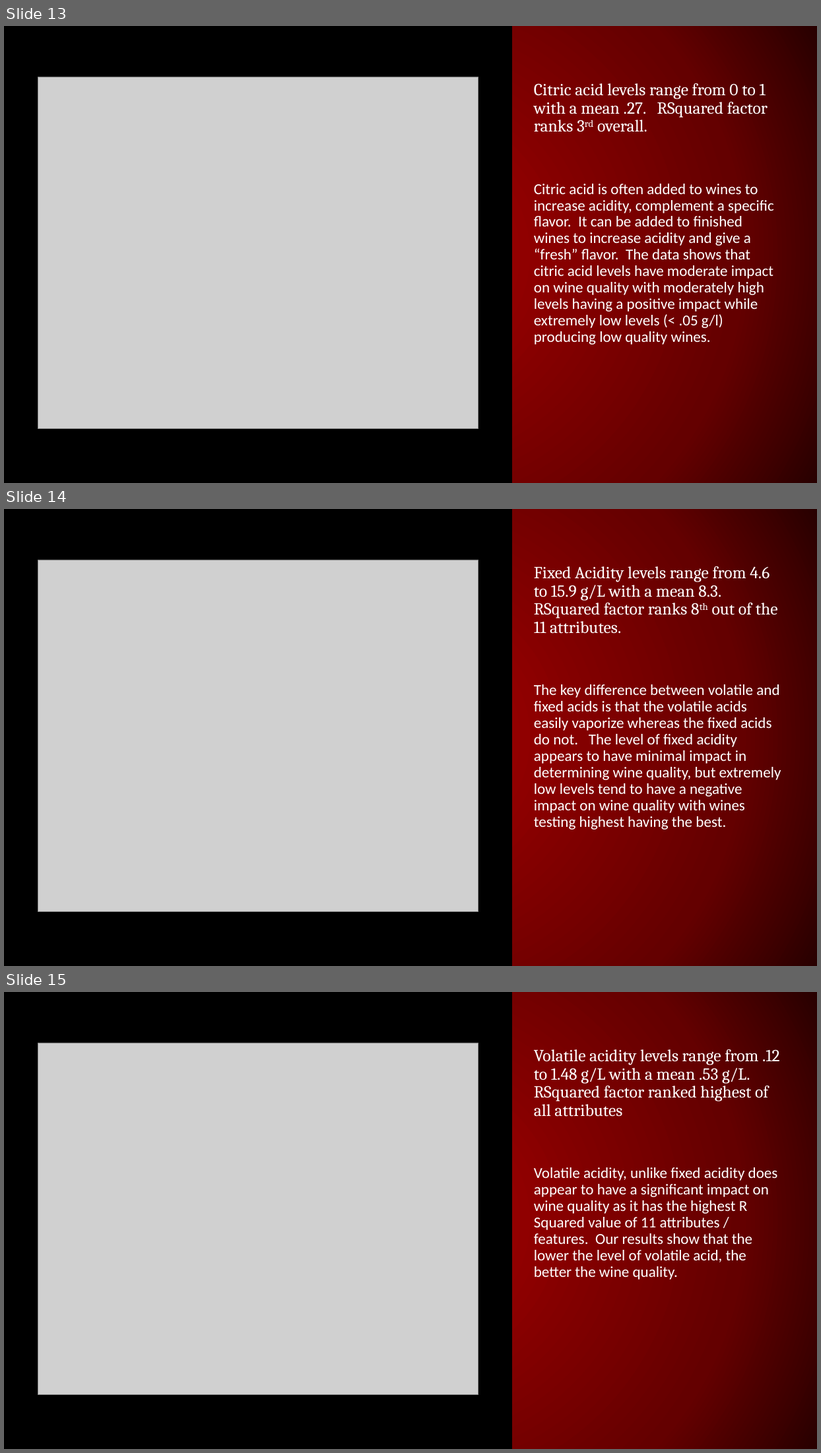
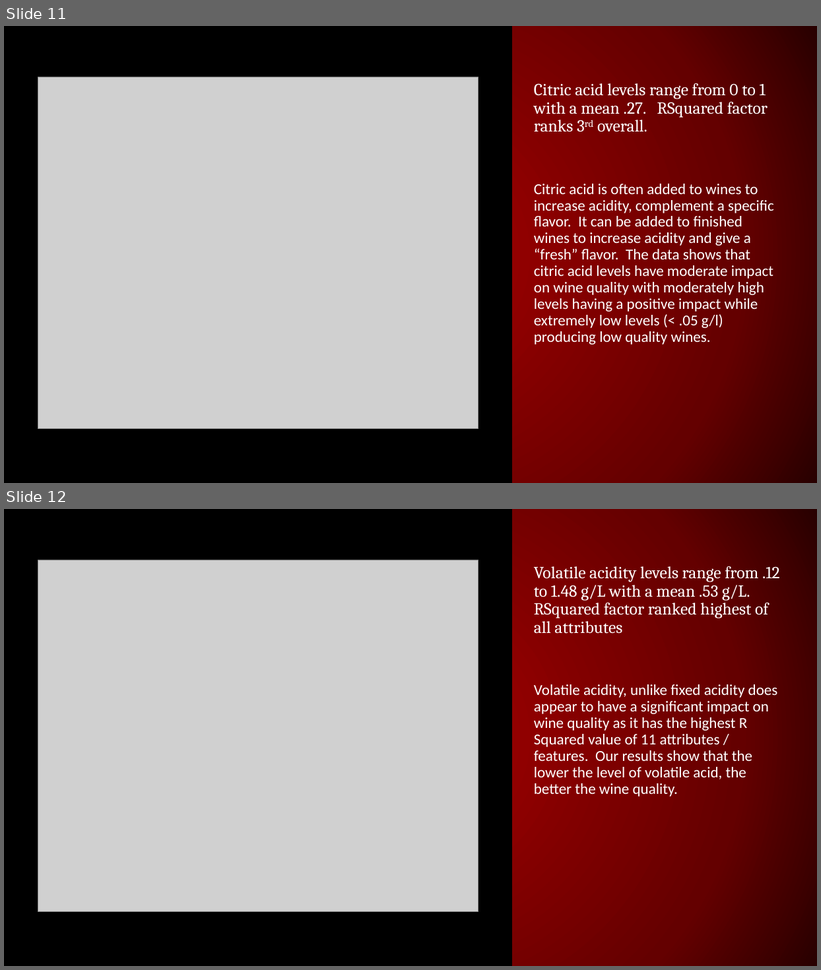
Before and after one commit to cselleck/final_project, a slide deck: Final_project_ppt_presentation.pptx. Shown one above the other, each under a label of ours: slides 13, 14 and 15 before the commit, slides 11 and 12 after it. The pictures are 821x1453 and 821x970 pixels, drawn with LibreOffice and Linux fonts; fonts in the diff are those of the drawing; grey boxes stand for pictures. Boxes give left, top, right and bottom in pixels: in the first picture for what was removed or moved away, otherwise in the second. Text is boxed around its words. In the diff, an @@ line names an element or a change of style, - is before the commit and + after.

```diff
--- a/Final_project_ppt_presentation.pptx
+++ b/Final_project_ppt_presentation.pptx
@@ slide 14 removed at (x1=4, y1=509, x2=817, y2=966), background gradient #960000 to #650000 to #290000; not listed: 1 template element that a slide beside it also shows @@
@@ picture removed at (x1=38, y1=560, x2=479, y2=912) @@
@@ text removed at (x1=534, y1=566, x2=781, y2=830) @@
-Fixed Acidity levels range from 4.6 to 15.9 g/L with a mean 8.3. RSquared factor ranks 8th out of the 11 attributes.
-The key difference between volatile and fixed acids is that the volatile acids easily vaporize whereas the fixed acids do not. The level of fixed acidity appears to have minimal impact in determining wine quality, but extremely low levels tend to have a negative impact on wine quality with wines testing highest having the best.
@@ what was slide 13 is now slide 11 @@
@@ what was slide 15 is now slide 12 @@
```
Also in this commit, not shown: 7 other slides removed, 3 other files.
